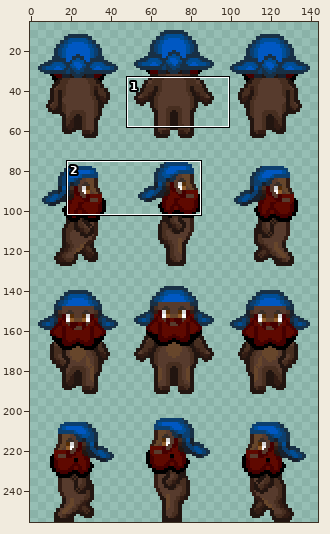
A sprite sheet gets an edit: collection/cabbit-diamonddmgirl/sprite/people/PNG/48x64_scale2x/townfolk-bearded_man-001-black.png. The picture above shows the old version from afar; the outline marks the close-up.
Close-up. Old version:
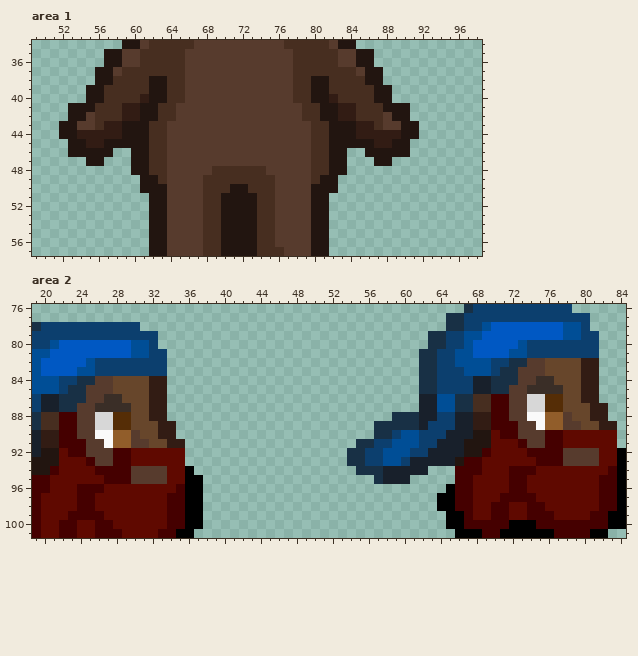
The file is 144x256 pixels. Shown: area 1: x 49..98, y 34..57; area 2: x 19..84, y 76..101. The wide view leaves out empty margins. The commit also changed other parts of the picture, which this record leaves out.
After the commit:
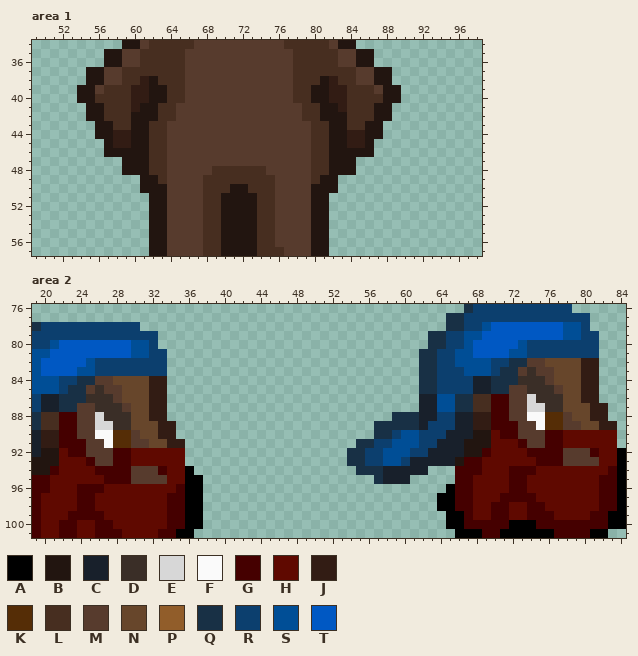
Palette (. is transparent): A #000000  B #221510  C #18202b  D #3a2e27  E #d7d7d7  F #fafafa  G #450000  H #5f0900  J #321c14  K #552d06  L #472e20  M #573b2d  N #67462b  P #915d2a  Q #183045  R #0c3f6e  S #004e96  T #0058c3
What changed:
--- area 1
@@ x 49..98 @@
 36 ........BBMMLLLLLMMMMMMMMMMMMLLLLLMMBB............
-37 .......BBMLLLLLLLMMMMMMMMMMMMLLLLLLLMBB...........
-38 .......BBLLLLBBLLMMMMMMMMMMMMLLBBLLLLBB...........
-39 ......BBLLLLLBBLLMMMMMMMMMMMMLLBBLLLLLBB..........
-40 ......BBLLLLJBBLLMMMMMMMMMMMMLLBBJLLLLBB..........
-41 ....BBBLLLJJBBLLMMMMMMMMMMMMMMLLBBJJLLLBBB........
-42 ....BBMLLLJJBBLLMMMMMMMMMMMMMMLLBBJJLLLMBB........
-43 ...BBMMLJJBBBLLMMMMMMMMMMMMMMMMLLBBBJJLMMBB.......
-44 ...BBJJJJJBBBLLMMMMMMMMMMMMMMMMLLBBBJJJJJBB.......
-45 ....BBJJBBBBBLLMMMMMMMMMMMMMMMMLLBBBBBJJBB........
-46 ....BBBBB..BBLLMMMMMMMMMMMMMMMMLLBB..BBBBB........
-47 ......BB...BBLLMMMMMMMMMMMMMMMMLLBB...BB..........
-48 ...........BBLLMMMMMLLLLLLMMMMMLLBB...............
+37 ......BBMMLLLLLLLMMMMMMMMMMMMLLLLLLLMMBB..........
+38 ......BBMMLLJBLLLMMMMMMMMMMMMLLLBJLLMMBB..........
+39 .....BBMLLLJJBBLLMMMMMMMMMMMMLLBBJJLLLMBB.........
+40 .....BBLLLLJJBBLLMMMMMMMMMMMMLLBBJJLLLLBB.........
+41 ......BBLLLJBBLLMMMMMMMMMMMMMMLLBBJLLLBB..........
+42 ......BBLLLBBBLLMMMMMMMMMMMMMMLLBBBLLLBB..........
+43 .......BBLLBBLLMMMMMMMMMMMMMMMMLLBBLLBB...........
+44 .......BBJJBBLLMMMMMMMMMMMMMMMMLLBBJJBB...........
+45 ........BJJBBLLMMMMMMMMMMMMMMMMLLBBJJB............
+46 ........BBBBBLLMMMMMMMMMMMMMMMMLLBBBBB............
+47 ..........BBBLLMMMMMMMMMMMMMMMMLLBBB..............
+48 ..........BBBLLMMMMMLLLLLLMMMMMLLBBB..............
 49 ............BBLMMMMLLLLLLLLMMMMLBB................
--- area 2
@@ x 19..84 @@
  82 STTTTTSRRRRRRRR............................QQRRSSSSRRQQMMNNNNJJ...
- 83 STTTTSSRRRRRRRR............................QQRRRSSSRQQMMMNNNNJJ...
- 84 SSSRRQQMMNNNNJJ............................QQRRRRCCQQQMMDDNNNJJ...
- 85 SSSRQQMMMNNNNJJ............................QQRRRRCCQQMMDDDDNNJJ...
- 86 RCCQQQMMDDNNNJJ............................CCSSQQLLGGMMEEKKNNJJ...
- 87 RCCQQMMDDDDNNJJ............................CCSSQQLLGGMMEEKKNNNJJ..
- 88 QLLGGMMEEKKNNJJ.........................QQQCCRRCCJJGGMMFFPPMNNJJ..
- 89 QLLGGMMEEKKNNNJJ......................QQQQQCRRRCCJJGGGMMFPPMMNNJJ.
- 90 CJJGGMMFFPPMNNJJ......................QQRSSRRRCCCBBHGGMMMGGHHHHHH.
- 91 CJJGGGMMFPPMMNNJJ...................QQRRSSSRRCCCBBBHHHGMMGGHHHHHH.
- 92 CBBHGGMMMGGHHHHHH..................QQRRSSSRRCCCCBBGHHHHGGGGMMMMHHA
+ 83 STTTTSSRRRRRRRR............................QQRRRSSSRQQMDMMNNNJJ...
+ 84 SSSRRQQMMNNNNJJ............................QQRRRRCCQQQDDDMNNNJJ...
+ 85 SSSRQQMDMMNNNJJ............................QQRRRRCCQQMMDDDMNNJJ...
+ 86 RCCQQQDDDMNNNJJ............................CCSSQQLLGGMMEDDDNNJJ...
+ 87 RCCQQMMDDDMNNJJ............................CCSSQQLLGGMMEEDDNNNJJ..
+ 88 QLLGGMMEDDDNNJJ.........................QQQCCRRCCJJGGMMFFKKMNNJJ..
+ 89 QLLGGMMEEDDNNNJJ......................QQQQQCRRRCCJJGGGMMFKKMMNNJJ.
+ 90 CJJGGMMFFKKMNNJJ......................QQRSSRRRCCCBBHGGMMMGGHHHHHH.
+ 91 CJJGGGMMFKKMMNNJJ...................QQRRSSSRRCCCBBBHHHGMMGGHHHHHH.
+ 92 CBBHGGMMMGGHHHHHH..................QQRRSSSRRCCCCBBGHHHHGGGGMMMGHHA
  93 BBBHHHGMMGGHHHHHH..................QQRRSSRCCCCCBGGHHHHHHGGGMMMMHHA
- 94 BBGHHHHGGGGMMMMHHA..................QQQCCCCC...GGGHHHGGGHHHHHHHHGA
+ 94 BBGHHHHGGGGMMMGHHA..................QQQCCCCC...GGGHHHGGGHHHHHHHHGA
  95 GGHHHHHHGGGMMMMHHAA...................QCCC.....GGHHHHGGHHHHHHHHGGA
